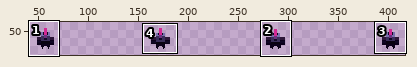
Sprite sheet: Assets/Spritesheet/Player/idle back.png. Above: a wide view before the commit, with the close-up outlined.
Close-up. The starting point:
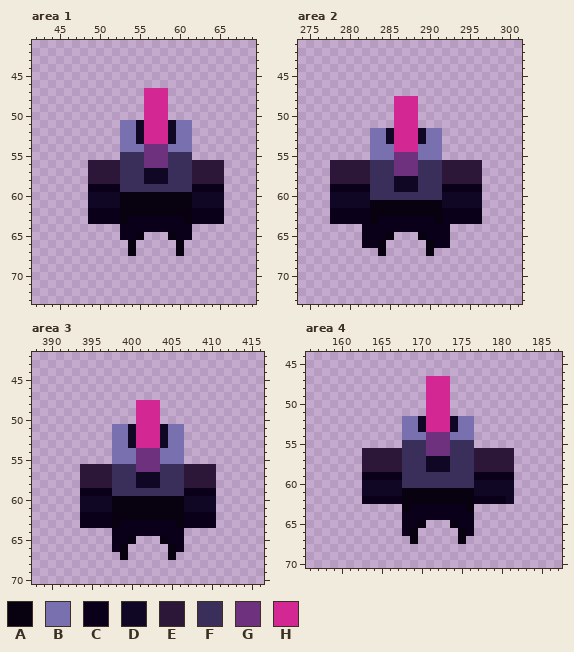
The file is 460x115 pixels. Colours within 5 levels of each other are drawn and written as one. Shown: area 1: x 42..69, y 41..73; area 2: x 274..301, y 41..73; area 3: x 388..416, y 42..70; area 4: x 156..187, y 44..70. The wide view leaves out empty margins.
Palette (. is transparent): A #080210  B #7970af  C #0b001a  D #0f0724  E #2d1738  F #3a2e5a  G #6d317e  H #d32894
Now the later version:
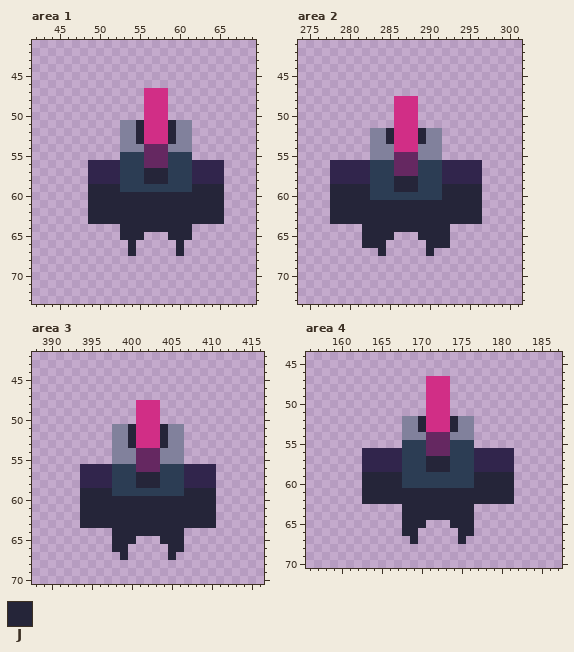
Colours new in this view: J #252539
Edits made:
Colour B changes from #7970af to #81819c.
Colour E changes from #2d1738 to #31254c.
Colour F changes from #3a2e5a to #2c3d54.
Colour G changes from #6d317e to #652861.
Colour H changes from #d32894 to #d12e86.
Area 1:
Colour A gives way to colour J in rows 60 to 62 at x 53 to 61; in row 63 at x 53 and 61; in row 65 at x 55 and 59; in rows 66 to 67 at x 54 and 60.
Colour C gives way to colour J in row 59 at x 49 to 52 and 62 to 65; in row 62 at x 49 to 52 and 62 to 65; in row 63 at x 49 to 52, 54 to 60 and 62 to 65; in row 64 at x 53 to 61; in row 65 at x 53 to 54 and 60 to 61.
Colour D gives way to colour J in rows 51 to 53 at x 55 and 59; in rows 57 to 58 at x 56 to 58; in rows 60 to 61 at x 49 to 52 and 62 to 65.
Area 2:
Colour A gives way to colour J in rows 61 to 62 at x 283 to 291; in row 63 at x 283 and 291; in row 65 at x 285 and 289; in rows 66 to 67 at x 284 and 290.
Colour C gives way to colour J in row 59 at x 278 to 282 and 292 to 296; in row 62 at x 278 to 282 and 292 to 296; in row 63 at x 278 to 282, 284 to 290 and 292 to 296; in row 64 at x 282 to 292; in row 65 at x 282 to 284 and 290 to 292; in row 66 at x 282 to 283 and 291 to 292.
Colour D gives way to colour J in rows 52 to 53 at x 285 and 289; in rows 58 to 59 at x 286 to 288; in rows 60 to 61 at x 278 to 282 and 292 to 296.
Area 3:
Colour A gives way to colour J in rows 60 to 62 at x 398 to 406; in row 63 at x 398 and 406; in row 65 at x 400 and 404; in rows 66 to 67 at x 399 and 405.
Colour C gives way to colour J in row 59 at x 394 to 397 and 407 to 410; in row 62 at x 394 to 397 and 407 to 410; in row 63 at x 394 to 397, 399 to 405 and 407 to 410; in row 64 at x 398 to 406; in row 65 at x 398 to 399 and 405 to 406; in row 66 at x 398 and 406.
Colour D gives way to colour J in rows 51 to 53 at x 400 and 404; in rows 57 to 58 at x 401 to 403; in rows 60 to 61 at x 394 to 397 and 407 to 410.
Area 4:
Colour A gives way to colour J in rows 61 to 62 at x 168 to 176; in row 63 at x 168 and 176; in row 65 at x 170 and 174; in rows 66 to 67 at x 169 and 175.
Colour C gives way to colour J in row 59 at x 163 to 167 and 177 to 181; in row 62 at x 163 to 167 and 177 to 180; in row 63 at x 169 to 175; in row 64 at x 168 to 176; in row 65 at x 168 to 169 and 175 to 176; in row 66 at x 168 and 176.
Colour D gives way to colour J in rows 52 to 53 at x 170 and 174; in rows 57 to 58 at x 171 to 173; in rows 60 to 61 at x 163 to 167 and 177 to 181; in row 62 at x 181.
Changed places in both close-ups, as pixel boxes (x1, y1, x2, y2):
changed: (88, 88, 224, 256)
changed: (330, 96, 482, 256)
changed: (80, 400, 216, 560)
changed: (362, 376, 514, 544)
